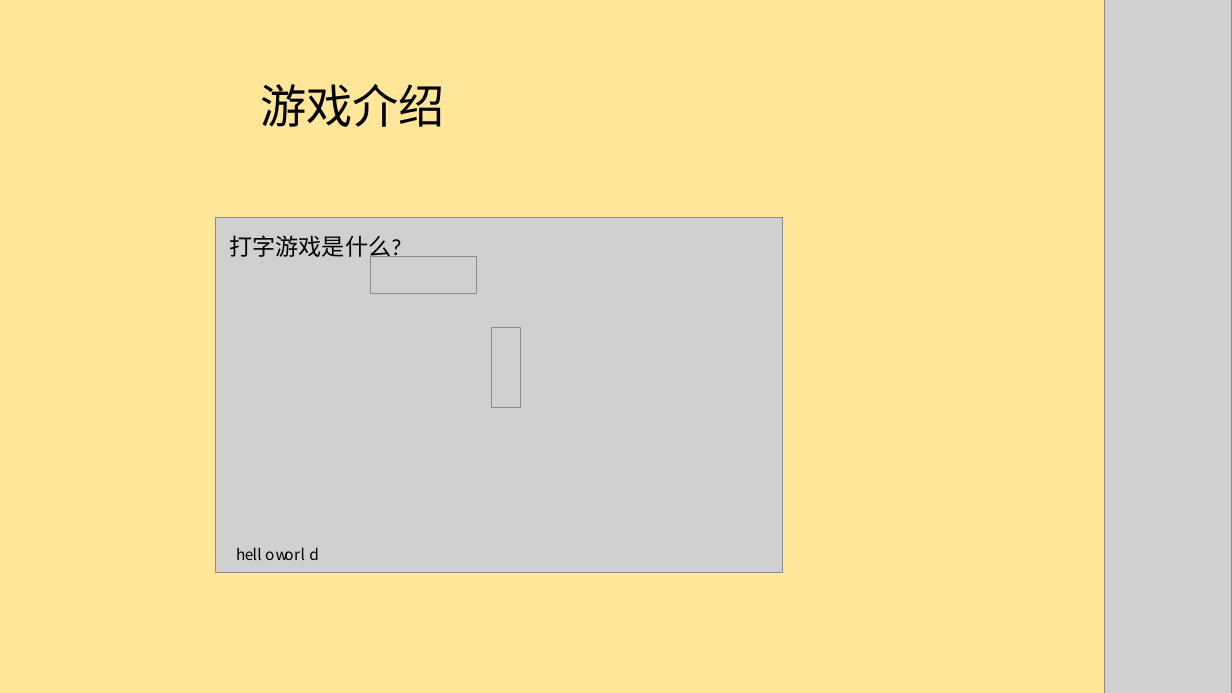
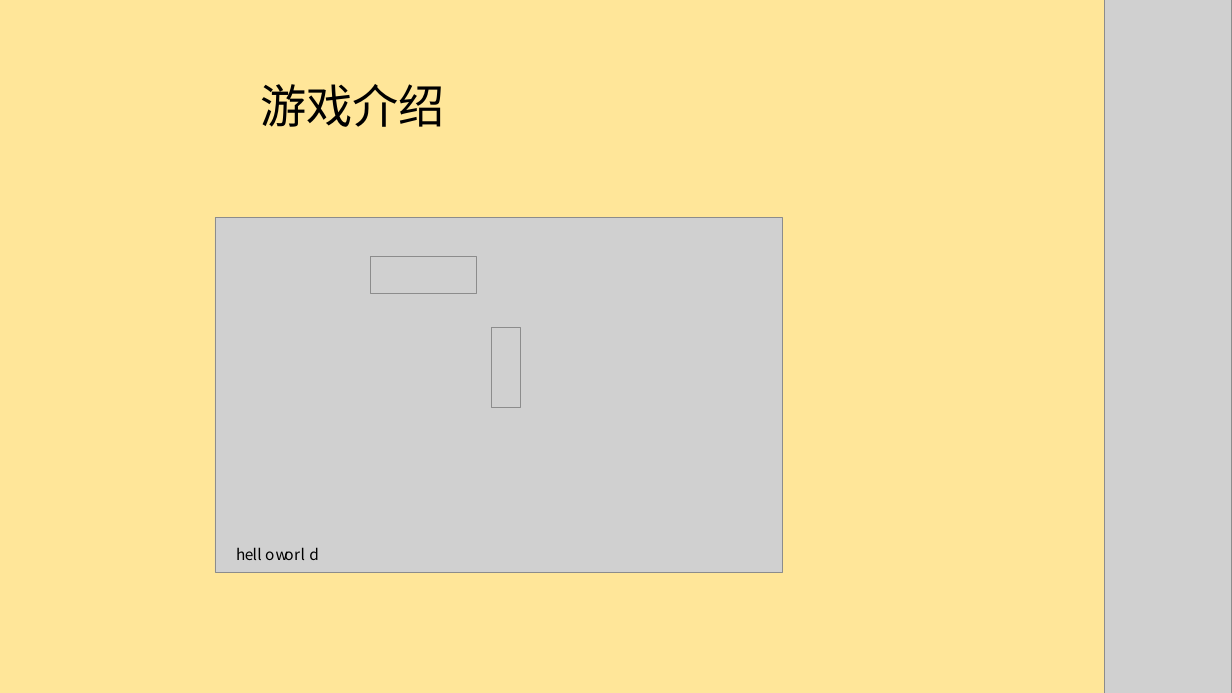
Before and after one commit to CatherineIsNotHere/MyStudyProject, a slide deck: slide 2 of 演示文稿1.pptx. Drawn at 1232x693 pixels with LibreOffice and Linux fonts; fonts in the diff are those of the drawing; grey boxes stand for pictures. Boxes give left, top, right and bottom in pixels: in the first picture for what was removed or moved away, otherwise in the second. Text is boxed around its words. In the diff, an @@ line names an element or a change of style, - is before the commit and + after.

```diff
--- a/演示文稿1.pptx
+++ b/演示文稿1.pptx
@@ text removed at (229, 235, 401, 261) @@
-打字游戏是
@@ text removed at (229, 235, 401, 261) @@
-什么?
```
Also in this commit, not shown: 1 other slide changed.
